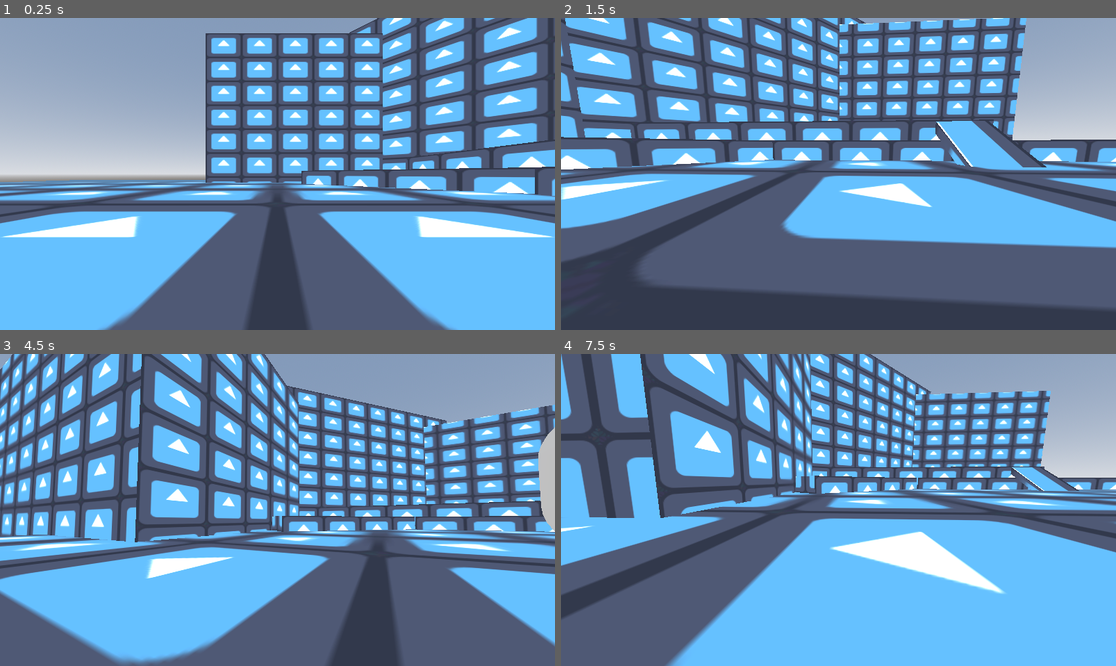
Above: before the commit, frames 1-4 (two rows, left to right).
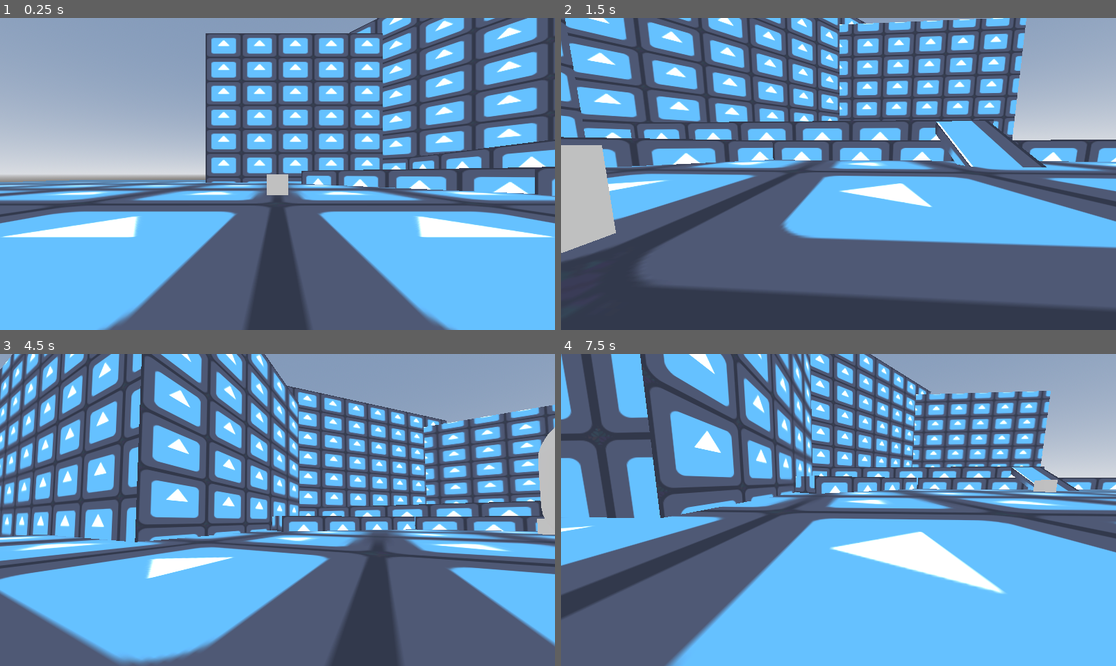
Above: after the commit, the same moments.

Repository: IAmNotIsaac/duck-city
Game: Godot game, scene res://scenes/levels/ai_test_level.tscn
Same seed, same stepped clock (60 frames per second), same inputs: the game is played once before the commit and once after it. The engine's default icon, where the game draws it, is replaced by a stand-in: a white triangle on a blue panel in a dark square.
Inputs (mouse positions are in pixels of both pictures, inside the frame that each line leads up to):
- Up to frame 1 (0.25 s): no input
- Up to frame 2 (1.5 s): tap Enter at 0.5 s; move the mouse to (832, 180) at 0.52 s; hold E (interact) 0.53-1.28 s; hold W (move_forward) from 0.53 s (still down); tap Space (jump) at 0.77 s; move the mouse to (877, 177) at 1.27 s; tap E (interact) at 1.35 s
- Up to frame 3 (4.5 s): tap Space (jump) at 1.52, 3.02, 3.77 s; move the mouse to (233, 506) at 2.02 s; hold Shift (run) 2.03-2.78 s; tap E (interact) at 2.3, 2.85 s; move the mouse to (283, 510) at 2.77 s; release W (move_forward) at 2.78 s; hold A (move_left) 2.78-3.53 s; move the mouse to (255, 503) at 3.52 s; hold E (interact) 3.53-4.28 s; hold W (move_forward) from 3.53 s (still down); move the mouse to (305, 510) at 4.27 s; tap Shift (run) at 4.35 s
- Up to frame 4 (7.5 s): tap Space (jump) at 4.52, 6.02, 6.77 s; tap E (interact) at 4.55, 5.85, 6.8, 7.35 s; move the mouse to (810, 510) at 5.02 s; hold E (interact) 5.03-5.78 s; move the mouse to (849, 503) at 5.77 s; release W (move_forward) at 5.78 s; hold D (move_right) 5.78-6.53 s; move the mouse to (832, 516) at 6.52 s; hold Shift (run) 6.53-7.28 s; hold W (move_forward) from 6.53 s (still down); move the mouse to (877, 513) at 7.27 s

The runs differ from the first frame. In frame 1, 0.3% of the frame differs, in the area x 48-52%, y 50-57%; in frame 2, 2.8%, in the area x 0-10%, y 40-76%; in frame 3, 0.1%; in frame 4, 0.2%.

Commit message:
added interaction and triggers

Diff:
--- a/project.godot
+++ b/project.godot
@@ -84,12 +84,13 @@
 
 [layer_names]
 
-3d_render/layer_1="World"
-3d_render/layer_2="PlayerMesh"
-3d_render/layer_3="AvianMesh"
-3d_physics/layer_1="World"
-3d_physics/layer_2="Player"
-3d_physics/layer_3="Avian"
+3d_render/layer_1="world"
+3d_render/layer_2="player_mesh"
+3d_render/layer_3="avian_mesh"
+3d_physics/layer_1="world"
+3d_physics/layer_2="player"
+3d_physics/layer_3="avian"
+3d_physics/layer_4="interact_area"
 
 [rendering]
 
--- a/scenes/general/player.gd
+++ b/scenes/general/player.gd
@@ -176,11 +176,19 @@
 	move_and_slide()
 
 
+func _permit_interact() -> void:
+	if Input.is_action_pressed("interact"):
+		var col = _n_interact_cast.get_collider()
+		if col is InteractArea:
+			col.interact(not Input.is_action_just_pressed("interact"))
+
+
 ## State processes ##
 
 
 func _sp_GROUND(delta : float) -> void:
 	_ground_movement(delta)
+	_permit_interact()
 
 	if Input.is_action_pressed("run"):
 		if await _can_quick_climb() and is_equal_approx(velocity.length(), _RUN_SPEED * _FAST_SPEED):
@@ -203,6 +211,7 @@
 
 func _sp_LAND(delta : float) -> void:
 	_n_cam.v_offset = max(_n_cam.v_offset - 2.0 * delta, -0.2)
+	_permit_interact()
 
 	if _state.get_state_time() > 0.1:
 		_state.switch(States.GROUND)
@@ -220,6 +229,7 @@
 	var accel := _GRAVITY * delta
 
 	_air_movement(delta)
+	_permit_interact()
 
 	if Input.is_action_pressed("jump"):
 		if await _can_climb():
--- a/scenes/general/player.tscn
+++ b/scenes/general/player.tscn
@@ -1,4 +1,4 @@
-[gd_scene load_steps=7 format=3]
+[gd_scene load_steps=7 format=3 uid="uid://c35ug12xrl8p3"]
 
 [ext_resource type="Script" path="res://scenes/general/player.gd" id="1_2yci0"]
 [ext_resource type="PackedScene" path="res://scenes/tools/avian_target.tscn" id="2_fw8d5"]
@@ -39,6 +39,10 @@
 current = true
 
 [node name="InteractCast" type="RayCast3D" parent="Gimbal/Camera3D"]
+transform = Transform3D(1, 0, 0, 0, -4.37114e-08, -1, 0, 1, -4.37114e-08, 0, 0, 0)
+target_position = Vector3(0, -2, 0)
+collision_mask = 9
+collide_with_areas = true
 
 [node name="WallrunLeftCheck" type="RayCast3D" parent="Gimbal"]
 target_position = Vector3(-1, 0, 0)
--- a/scenes/levels/ai_test_level.tscn
+++ b/scenes/levels/ai_test_level.tscn
@@ -1,8 +1,10 @@
-[gd_scene load_steps=17 format=3 uid="uid://dk75xijpl5c2d"]
+[gd_scene load_steps=21 format=3 uid="uid://dk75xijpl5c2d"]
 
 [ext_resource type="Texture2D" uid="uid://ksbk55dx0kg" path="res://icon.svg" id="1_xyldx"]
-[ext_resource type="PackedScene" path="res://scenes/general/player.tscn" id="2_fy8q3"]
+[ext_resource type="PackedScene" uid="uid://c35ug12xrl8p3" path="res://scenes/general/player.tscn" id="2_fy8q3"]
 [ext_resource type="PackedScene" uid="uid://bcygeqsv86edb" path="res://scenes/mechs/duck_mech.tscn" id="3_k3awn"]
+[ext_resource type="PackedScene" uid="uid://cya7kxffqoqvj" path="res://scenes/tools/interact_area.tscn" id="4_0yenf"]
+[ext_resource type="PackedScene" uid="uid://da7nu3xoiq6l6" path="res://scenes/triggers/test_trigger.tscn" id="5_grq63"]
 
 [sub_resource type="ProceduralSkyMaterial" id="ProceduralSkyMaterial_h8tsu"]
 
@@ -55,6 +57,10 @@
 
 [sub_resource type="BoxMesh" id="BoxMesh_iu1g7"]
 size = Vector3(10, 1, 5)
+
+[sub_resource type="BoxShape3D" id="BoxShape3D_pqnuy"]
+
+[sub_resource type="BoxMesh" id="BoxMesh_g0k5r"]
 
 [node name="AITestLevel" type="Node3D"]
 
@@ -159,3 +165,15 @@
 
 [node name="Avian" parent="." instance=ExtResource("3_k3awn")]
 transform = Transform3D(1, 0, 0, 0, 1, 0, 0, 0, 1, 0, 3, 17)
+
+[node name="InteractArea" parent="." instance=ExtResource("4_0yenf")]
+transform = Transform3D(1, 0, 0, 0, 1, 0, 0, 0, 1, 0.000891209, 0.995714, -9.99944)
+_target_path = NodePath("../Trigger")
+
+[node name="CollisionShape3D" type="CollisionShape3D" parent="InteractArea"]
+shape = SubResource("BoxShape3D_pqnuy")
+
+[node name="MeshInstance3D" type="MeshInstance3D" parent="InteractArea"]
+mesh = SubResource("BoxMesh_g0k5r")
+
+[node name="Trigger" parent="." instance=ExtResource("5_grq63")]
--- /dev/null
+++ b/scenes/tools/interact_area.gd
@@ -0,0 +1,23 @@
+class_name InteractArea
+extends Area3D
+
+
+@export var _continuous := false
+@export_node_path("Trigger") var _target_path
+
+@onready var _target : Trigger = get_node(_target_path)
+
+
+## Private methods ##
+
+
+func _handle_interaction() -> void:
+	_target.activate()
+
+
+## Public methods ##
+
+
+func interact(continued : bool) -> void:
+	if [_continuous, continued] != [false, true]:
+		_handle_interaction()
--- /dev/null
+++ b/scenes/tools/interact_area.tscn
@@ -0,0 +1,9 @@
+[gd_scene load_steps=2 format=3 uid="uid://cya7kxffqoqvj"]
+
+[ext_resource type="Script" path="res://scenes/tools/interact_area.gd" id="1_ea0vs"]
+
+[node name="InteractArea" type="Area3D"]
+collision_layer = 8
+collision_mask = 0
+script = ExtResource("1_ea0vs")
+metadata/_edit_group_ = true
--- /dev/null
+++ b/scenes/triggers/test_trigger.gd
@@ -0,0 +1,9 @@
+extends Trigger
+
+
+func activate() -> void:
+	print("Activated")
+
+
+func deactivate() -> void:
+	print("Deactivated")
--- /dev/null
+++ b/scenes/triggers/test_trigger.tscn
@@ -0,0 +1,7 @@
+[gd_scene load_steps=3 format=3 uid="uid://da7nu3xoiq6l6"]
+
+[ext_resource type="PackedScene" uid="uid://bhxb0esvgtynh" path="res://scenes/triggers/trigger.tscn" id="1_kd7ij"]
+[ext_resource type="Script" path="res://scenes/triggers/test_trigger.gd" id="2_i37sg"]
+
+[node name="TestTrigger" instance=ExtResource("1_kd7ij")]
+script = ExtResource("2_i37sg")
--- /dev/null
+++ b/scenes/triggers/trigger.gd
@@ -0,0 +1,6 @@
+class_name Trigger
+extends Node3D
+
+
+func activate() -> void: pass
+func deactivaate() -> void: pass
--- /dev/null
+++ b/scenes/triggers/trigger.tscn
@@ -0,0 +1,6 @@
+[gd_scene load_steps=2 format=3 uid="uid://bhxb0esvgtynh"]
+
+[ext_resource type="Script" path="res://scenes/triggers/trigger.gd" id="1_hy53t"]
+
+[node name="Trigger" type="Node3D"]
+script = ExtResource("1_hy53t")
Renamed: scripts/damage.gd -> scripts/data/damage.gd
Renamed: scripts/state_machine.gd -> scripts/logic/state_machine.gd
